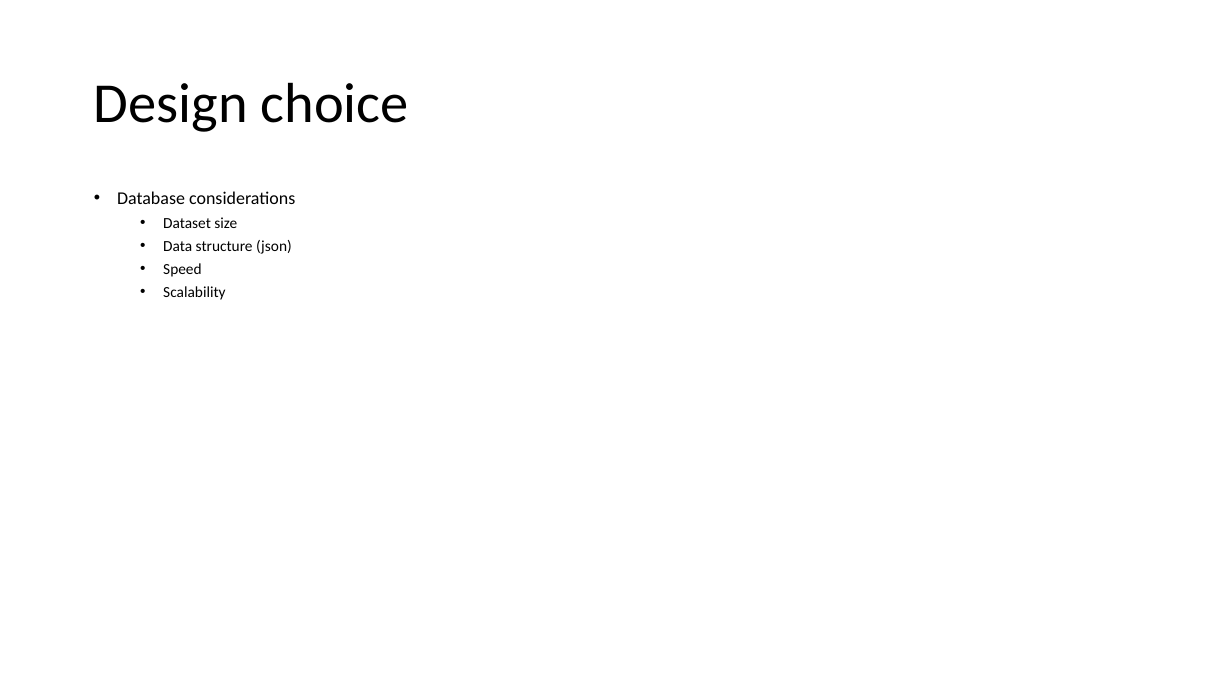
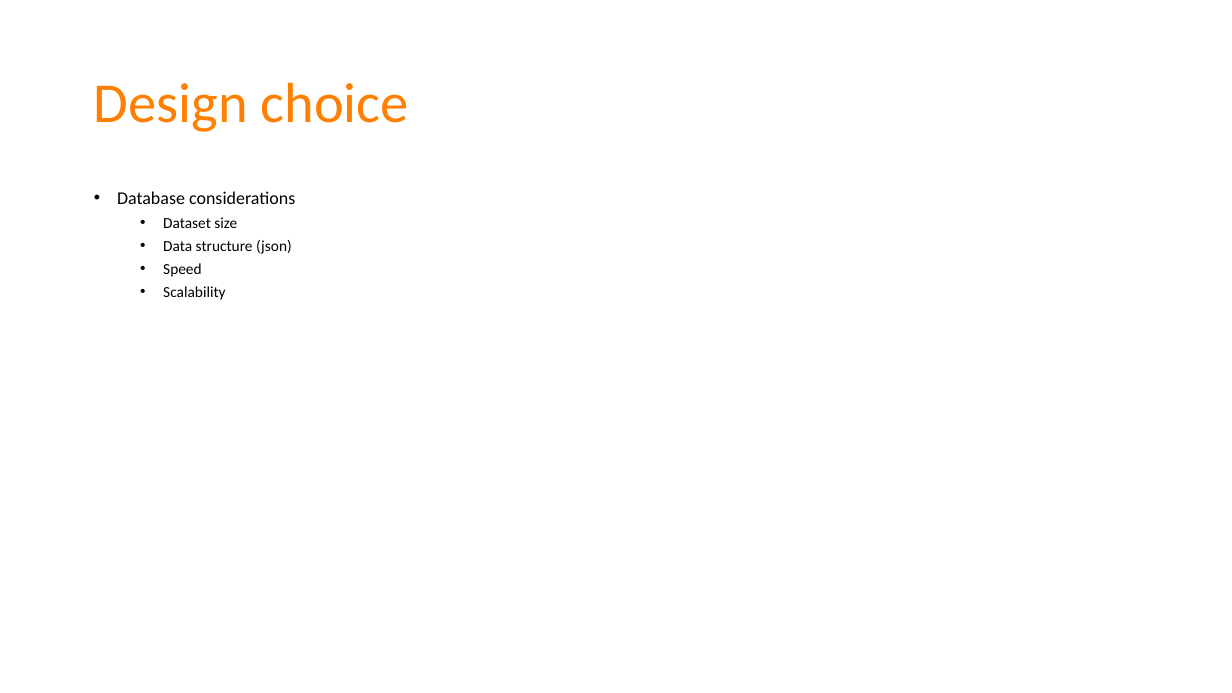
Before and after one commit to joyceXD/product-review, a slide deck: slide 7 of presentation/Product review analysis.pptx (slide 6 before the commit). Drawn at 1232x693 pixels with LibreOffice and Linux fonts; fonts in the diff are those of the drawing. Boxes give left, top, right and bottom in pixels: in the first picture for what was removed or moved away, otherwise in the second. Text is boxed around its words. In the diff, an @@ line names an element or a change of style, - is before the commit and + after.

```diff
--- a/presentation/Product review analysis.pptx
+++ b/presentation/Product review analysis.pptx
@@ title "Design choice" at (x1=94, y1=82, x2=409, y2=132): text colour #000000 to #FF8000 @@
```
Also in this commit, not shown: 4 other slides changed, 2 slides added, 1 slide removed, 7 other files.
